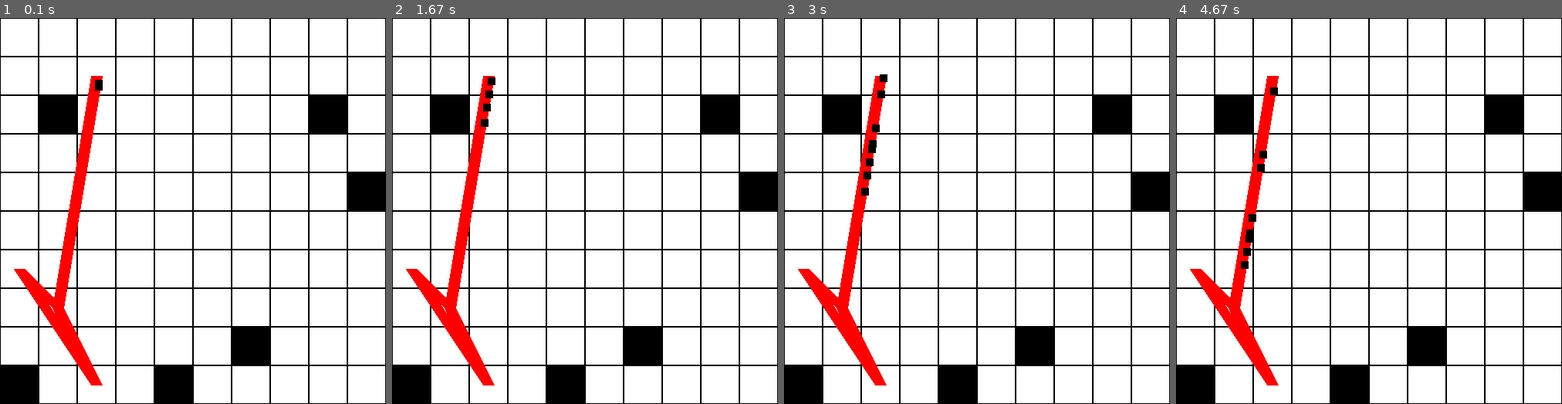
Above: before the commit, frames 1-4 (left to right).
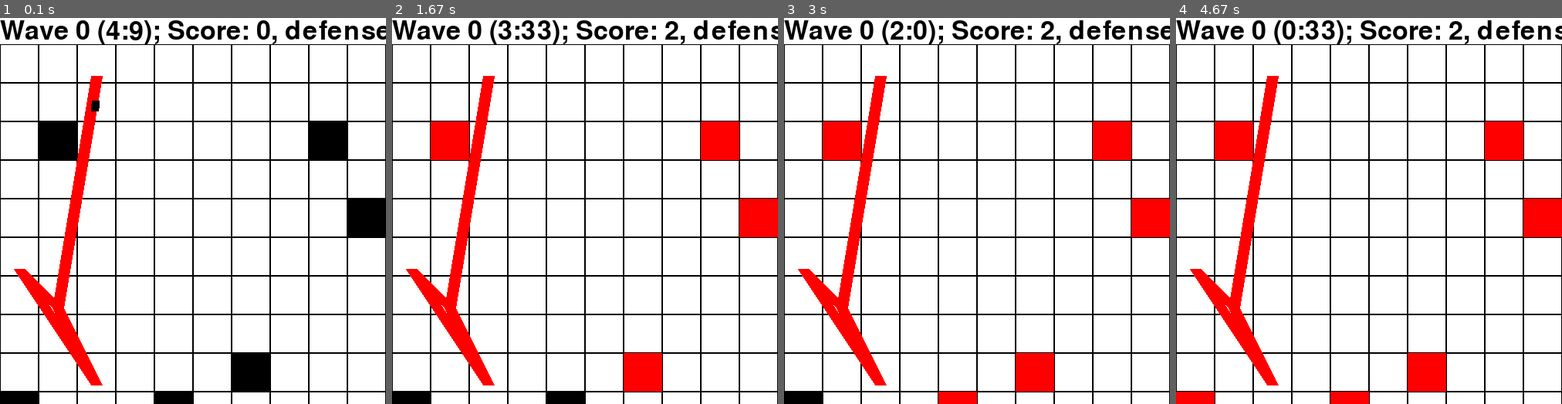
Above: after the commit, the same moments.

Repository: sillypantscoder/pygametowerdefense
Game: pygame game, started from main.py
Two runs of this game, one before a commit and one after it. Both use one fixed random seed, a clock stepped at 60 frames per second and the inputs below.
Inputs:
- Up to frame 1 (0.1 s): no input
- Up to frame 2 (1.67 s): no input
- Up to frame 3 (3 s): no input
- Up to frame 4 (4.67 s): no input

The runs differ from the first frame. In frame 1, 15% of the frame differs, in the area x 0-100%, y 0-100%; in frame 2, 17%; in frame 3, 17%; in frame 4, 18%.

Commit message:
Added defense, waves, text
Game gets more difficult over time

Diff:
--- a/main.py
+++ b/main.py
@@ -1,6 +1,8 @@
 import pygame
 import random
 import math
+
+pygame.font.init()
 
 WHITE = (255, 255, 255)
 BLACK = (0, 0, 0)
@@ -13,6 +15,8 @@
 
 BOARD = [[random.choice([0, 0, 0, 0, 0, 0, 0, 0, 0, 0, 0, random.randint(1, 99)]) for y in range(10)] for x in range(10)]
 ROUTE = [[random.randint(0, 10), random.randint(0, 10)] for x in range(5)]
+FONT = pygame.font.SysFont(pygame.font.get_default_font(), 50)
+FONTHEIGHT = FONT.render("0", True, BLACK).get_height()
 
 def routecopy(r: "list[list[int]]" = ROUTE) -> "list[list[int]]":
 	e = []
@@ -38,8 +42,10 @@
 		r.fill((0, 0, 0))
 		return r
 	def tick(self):
+		global defense
 		if len(self.route) == 0:
 			self.die()
+			defense -= 1
 			return;
 		dx = self.route[0][0] - self.prevpos[0]
 		dy = self.route[0][1] - self.prevpos[1]
@@ -70,6 +76,10 @@
 pixel_to_cellno = (lambda x: (x - (0.5 * CELLSIZE)) / CELLSIZE)
 cellnos_to_pixels = (lambda x, y: (cellno_to_pixel(x), cellno_to_pixel(y)))
 pixels_to_cellnos = (lambda x, y: (pixel_to_cellno(x), pixel_to_cellno(y)))
+wave_lvl = 0
+wave_time = 60 * 5
+defense = 10
+score = 0
 
 c = pygame.time.Clock()
 running = True
@@ -83,41 +93,30 @@
 	# Drawing
 	screen.fill(WHITE)
 	# Board
+	board = pygame.Surface((CELLSIZE * 10, CELLSIZE * 10))
+	board.fill(WHITE)
 	for x in range(len(BOARD)):
 		for y in range(len(BOARD[x])):
 			cellrect = pygame.Rect(x * CELLSIZE, y * CELLSIZE, CELLSIZE, CELLSIZE)
 			if BOARD[x][y] == 0:
-				pygame.draw.rect(screen, BLACK, cellrect, 1)
+				pygame.draw.rect(board, BLACK, cellrect, 1)
 			elif BOARD[x][y] == 1:
-				pygame.draw.rect(screen, RED, cellrect)
+				pygame.draw.rect(board, RED, cellrect)
 				es = []
 				for e in entities:
 					if isinstance(e, Enemy): es.append(e)
 				es.sort(key=lambda z: dist((x, y), z.pos))
 				if len(es) > 0:
 					e = es[0]
-					if dist((x, y), e.pos) < 3:
-						pygame.draw.line(screen, RED, cellnos_to_pixels(x, y), cellnos_to_pixels(*e.pos))
+					if dist((x, y), e.pos) < 2:
+						pygame.draw.line(board, RED, cellnos_to_pixels(x, y), cellnos_to_pixels(*e.pos))
 						e.die()
+						score += 1
 						BOARD[x][y] = 99
 			elif BOARD[x][y] < 100:
-				pygame.draw.rect(screen, BLACK, cellrect)
+				pygame.draw.rect(board, BLACK, cellrect)
 				BOARD[x][y] -= 1
-			elif BOARD[x][y] == 100:
-				pygame.draw.rect(screen, RED, cellrect)
-				es = []
-				for e in entities:
-					if isinstance(e, Enemy): es.append(e)
-				es.sort(key=lambda z: dist((x, y), z.pos))
-				if len(es) > 0:
-					e = es[0]
-					if dist((x, y), e.pos) < 1.5:
-						pygame.draw.line(screen, RED, cellnos_to_pixels(x, y), cellnos_to_pixels(*e.pos))
-						e.die()
-						BOARD[x][y] = 119
-			elif BOARD[x][y] < 120:
-				pygame.draw.rect(screen, TAN, cellrect)
-				BOARD[x][y] -= 1
+	screen.blit(board, (0, FONTHEIGHT))
 	# Route
 	for i in range(len(ROUTE) - 1):
 		start = (cellno_to_pixel(ROUTE[i][0]), cellno_to_pixel(ROUTE[i][1]))
@@ -131,8 +130,17 @@
 		y = cellno_to_pixel(e.pos[1]) - (s.get_height() / 2)
 		screen.blit(s, (x, y))
 	# Spawning
-	if random.random() < 0.07: Enemy()
+	if random.random() < 0.08 * wave_lvl: Enemy()
+	wave_time -= 1
+	if wave_time <= 0:
+		wave_time = 60 * 10
+		wave_lvl += 1
+	# Text
+	t = FONT.render(f"Wave {wave_lvl} ({str(round(wave_time / 60, ndigits=2)).replace('.', ':')}); Score: {score}, defenses left: {defense}", True, BLACK)
+	screen.blit(t, (0, 0))
+	if defense <= 0:
+		running = False
 	#pygame.draw.line(screen, BLACK, [cellno_to_pixel(e.prevpos[0]), cellno_to_pixel(e.prevpos[1])], [cellno_to_pixel(e.route[0][0]), cellno_to_pixel(e.route[0][1])], 1)
 	# Flip
 	pygame.display.flip()
-	c.tick(20)
+	c.tick(60)
